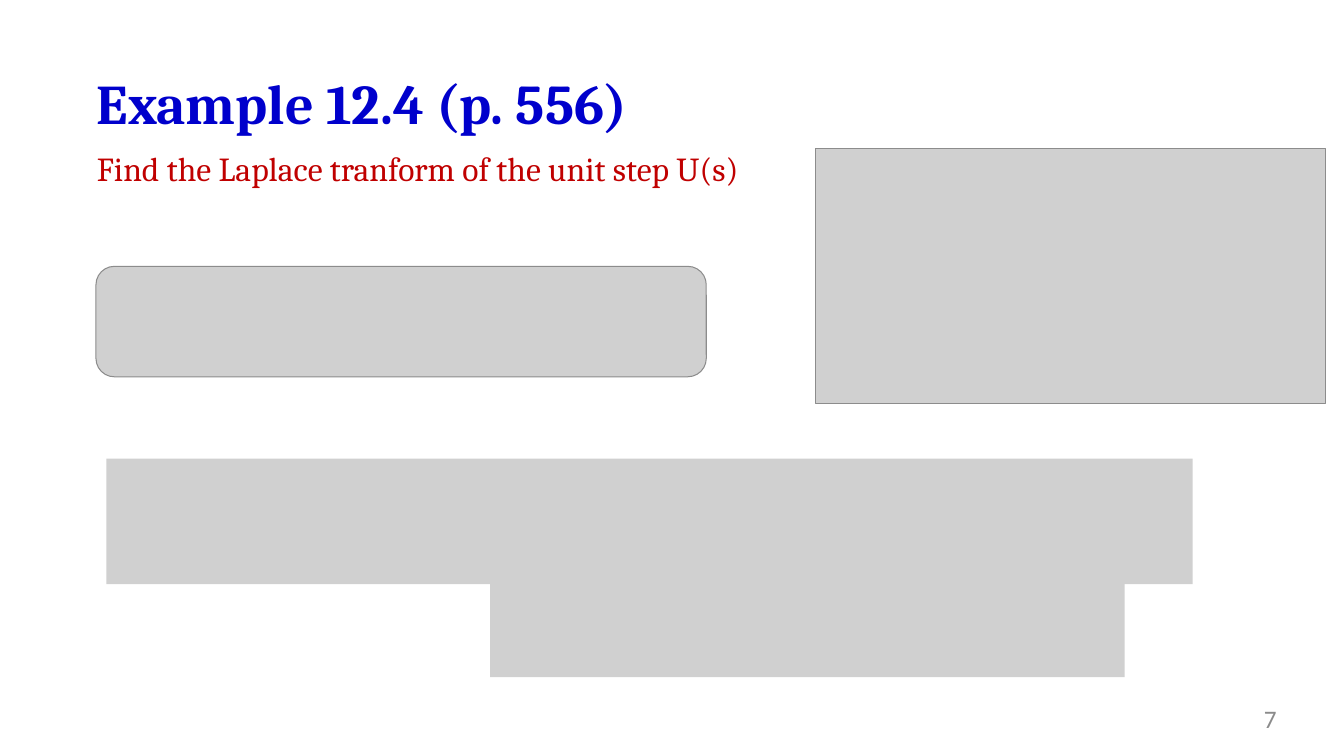
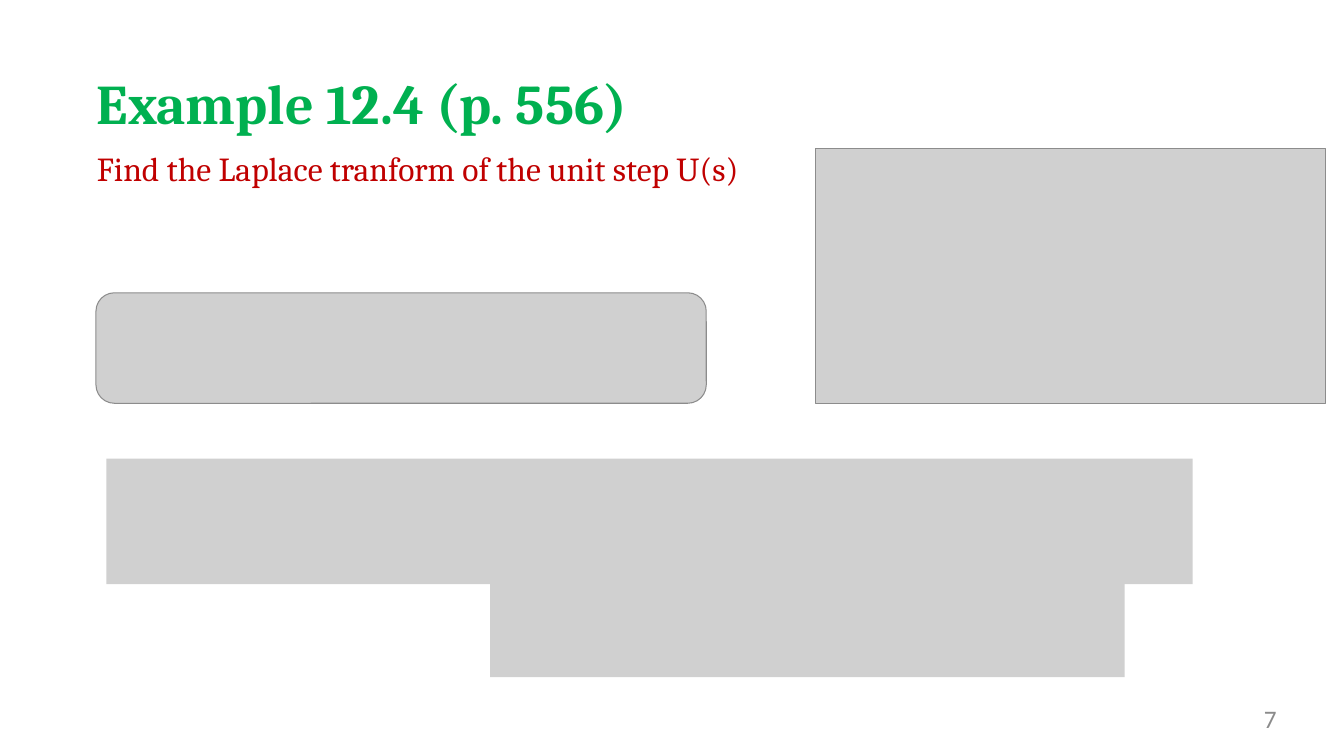
Before and after one commit to salmanrazzaq1993/AUM-WORK, a slide deck: slide 7 of PP WORK/Instructor Version/Week 2/Week 2 lecture 2 LT.pptx. Drawn at 1344x756 pixels with LibreOffice and Linux fonts; fonts in the diff are those of the drawing; grey boxes stand for pictures; background and template pictures are left out. Boxes give left, top, right and bottom in pixels: in the first picture for what was removed or moved away, otherwise in the second. Text is boxed around its words. In the diff, an @@ line names an element or a change of style, - is before the commit and + after.

```diff
--- a/PP WORK/Instructor Version/Week 2/Week 2 lecture 2 LT.pptx
+++ b/PP WORK/Instructor Version/Week 2/Week 2 lecture 2 LT.pptx
@@ text "Example 12.4 (p. 556)" at (x1=97, y1=83, x2=627, y2=136): text colour #0000CC to #00B050 @@
@@ picture moved from (x1=96, y1=266, x2=706, y2=377) to (x1=96, y1=292, x2=706, y2=403) @@
```
Also in this commit, not shown: 9 other slides changed, 2 slides added.
